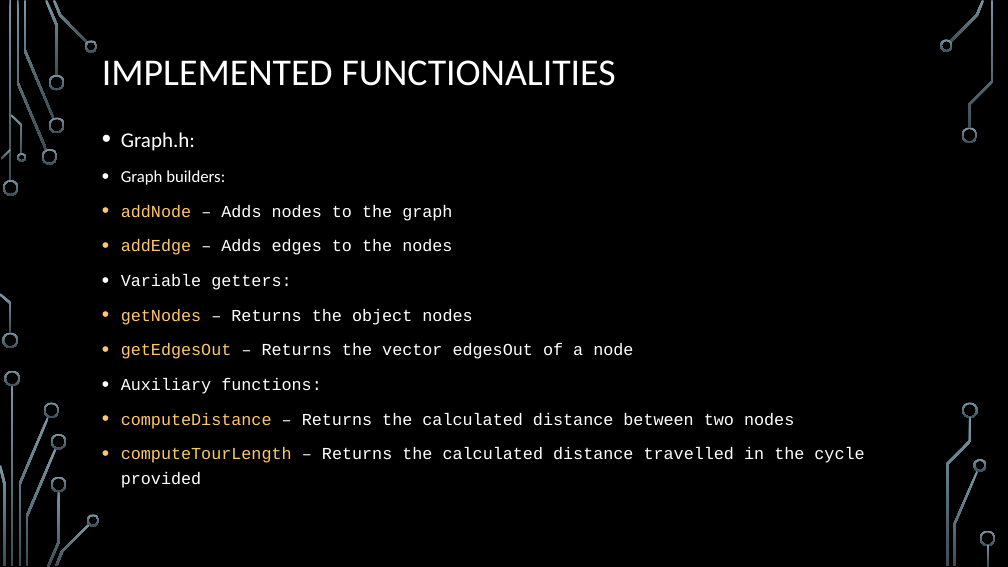
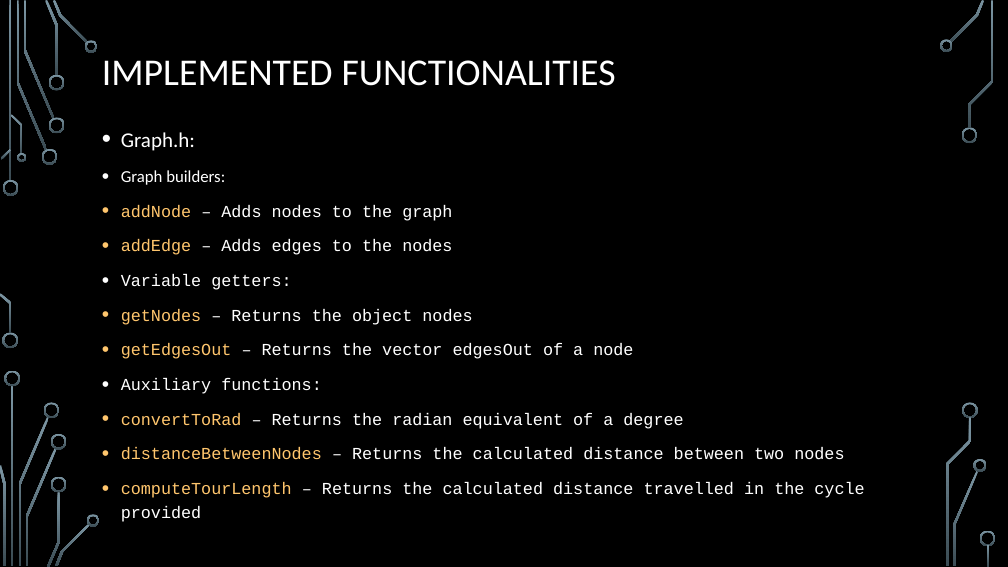
Before and after one commit to DiogoSant0s/DA2, a slide deck: slide 7 of DA2.pptx. Drawn at 1008x567 pixels with LibreOffice and Linux fonts; fonts in the diff are those of the drawing; background and template pictures are left out. Boxes give left, top, right and bottom in pixels: in the first picture for what was removed or moved away, otherwise in the second. Text is boxed around its words. In the diff, an @@ line names an element or a change of style, - is before the commit and + after.

Commit message:
A few many things
Some more clean up, changed a few functions' names, added our infamous setUnvisited functionality to every function, how the 'distanceBetweenNodes' function worked, wrote the documentation that was missing in the Graph.h file, implemented the sosACO function again and added the printPath function to the menu

```diff
--- a/DA2.pptx
+++ b/DA2.pptx
@@ text at (121, 413, 844, 460): text changed @@
-• computeDistance – Returns the calculated distance between two nodes
+• convertToRad – Returns the radian equivalent of a degree
+• distanceBetweenNodes – Returns the calculated distance between two nodes
```
Also in this commit, not shown: 2 other slides changed, 4 other files.
